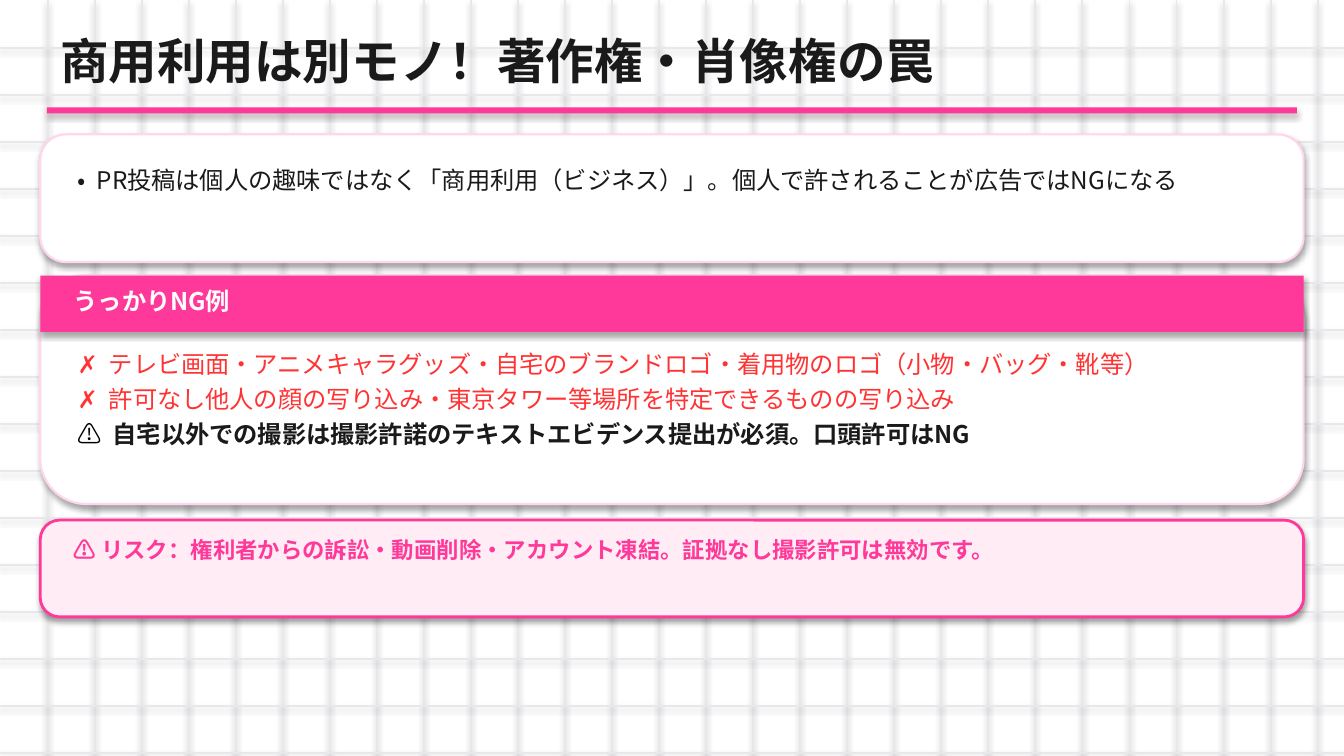
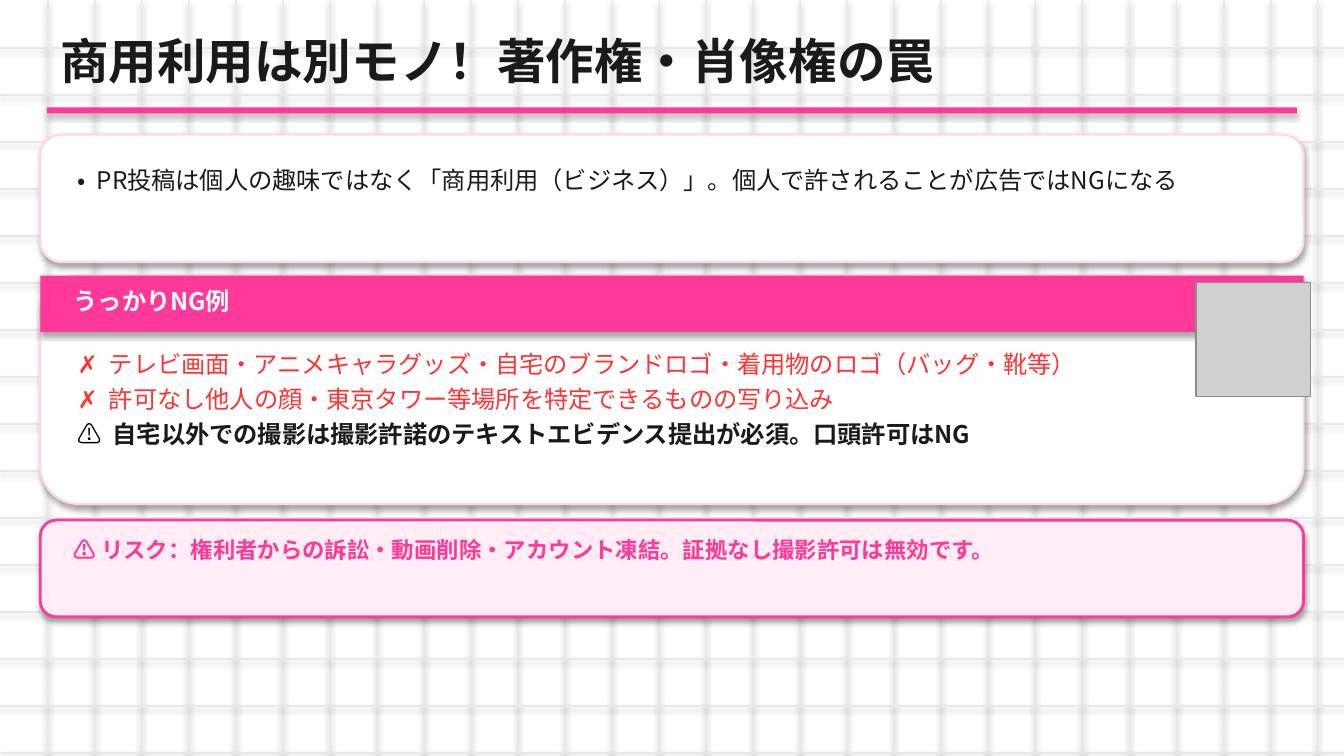
Before and after one commit to nagasawakai-eng/torihada-pptx-editor, a slide deck: slide 18 of TORIHADA_第2週_研修資料.pptx. Drawn at 1344x756 pixels with LibreOffice and Linux fonts; fonts in the diff are those of the drawing; grey boxes stand for pictures. Boxes give left, top, right and bottom in pixels: in the first picture for what was removed or moved away, otherwise in the second. Text is boxed around its words. In the diff, an @@ line names an element or a change of style, - is before the commit and + after.

```diff
--- a/TORIHADA_第2週_研修資料.pptx
+++ b/TORIHADA_第2週_研修資料.pptx
@@ rounded rectangle at (40,134,1304,262): proportions changed @@
@@ rounded rectangle at (40,276,1304,504): proportions changed @@
@@ picture added at (1196,282,1310,396) @@
@@ text at (109,352,1076,410): text changed @@
-✗ テレビ画面・アニメキャラグッズ・自宅のブランドロゴ・着用物のロゴ（小物・バッグ・靴等）
-✗ 許可なし他人の顔の写り込み・東京タワー等場所を特定できるものの写り込み
+✗ テレビ画面・アニメキャラグッズ・自宅のブランドロゴ・着用物のロゴ（バッグ・靴等）
+✗ 許可なし他人の顔・東京タワー等場所を特定できるものの写り込み
```
Also in this commit, not shown: 26 other slides changed.
